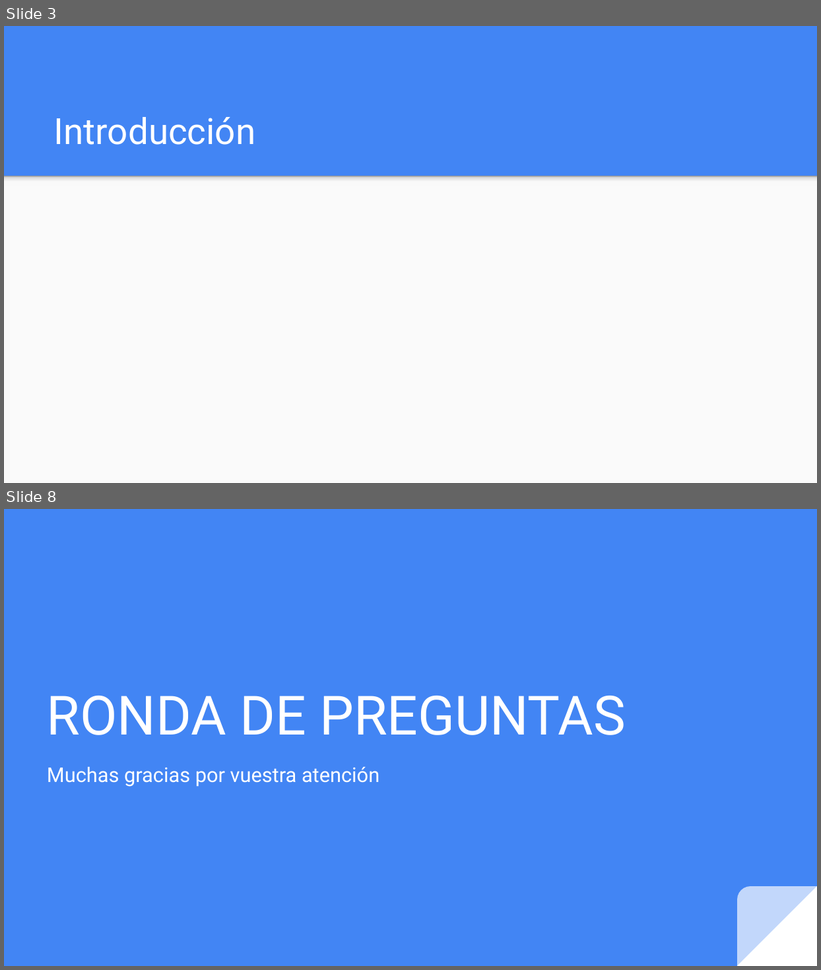
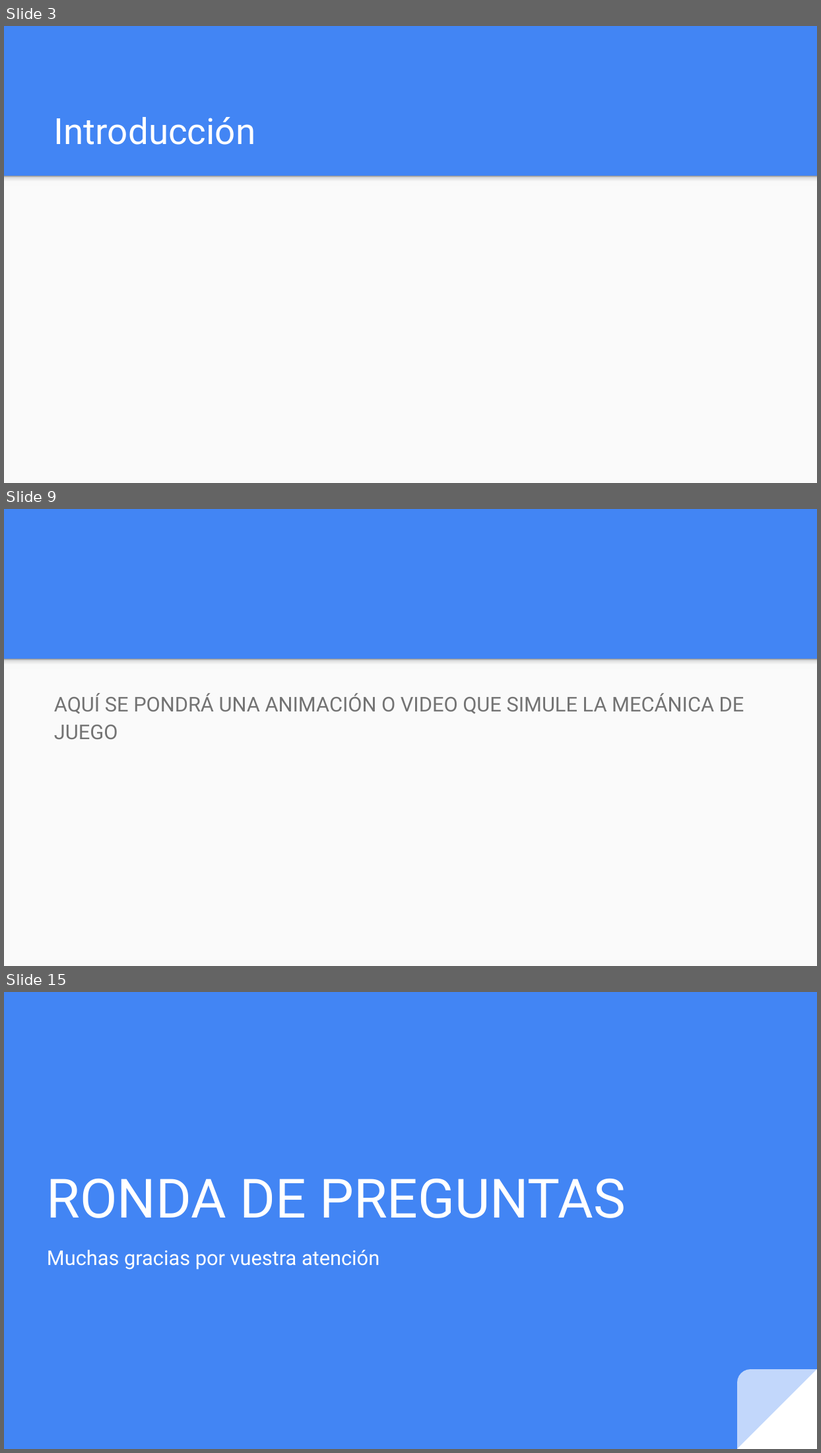
Before and after one commit to JGomezSimon/ProyectoBattle, a slide deck: m1/Presentación Proyecto.pptx. Shown one above the other, each under a label of ours: slides 3 and 8 before the commit, slides 3, 9 and 15 after it; the slides between them are not shown. The pictures are 821x970 and 821x1453 pixels, drawn with LibreOffice and Linux fonts; fonts in the diff are those of the drawing. Boxes give left, top, right and bottom in pixels: in the first picture for what was removed or moved away, otherwise in the second. Text is boxed around its words. In the diff, an @@ line names an element or a change of style, - is before the commit and + after.

```diff
--- a/m1/Presentación Proyecto.pptx
+++ b/m1/Presentación Proyecto.pptx
@@ slide 9 added at (4, 509, 817, 966), background #4285F4; not listed: 2 template elements that a slide beside it also shows @@
@@ text added at (54, 693, 745, 739), 18 pt, text #737373 @@
+AQUÍ SE PONDRÁ UNA ANIMACIÓN O VIDEO QUE SIMULE LA MECÁNICA DE JUEGO
@@ what was slide 8 is now slide 15 @@
```
Also in this commit, not shown: 5 slides changed, 6 other slides added, 1 other file.
